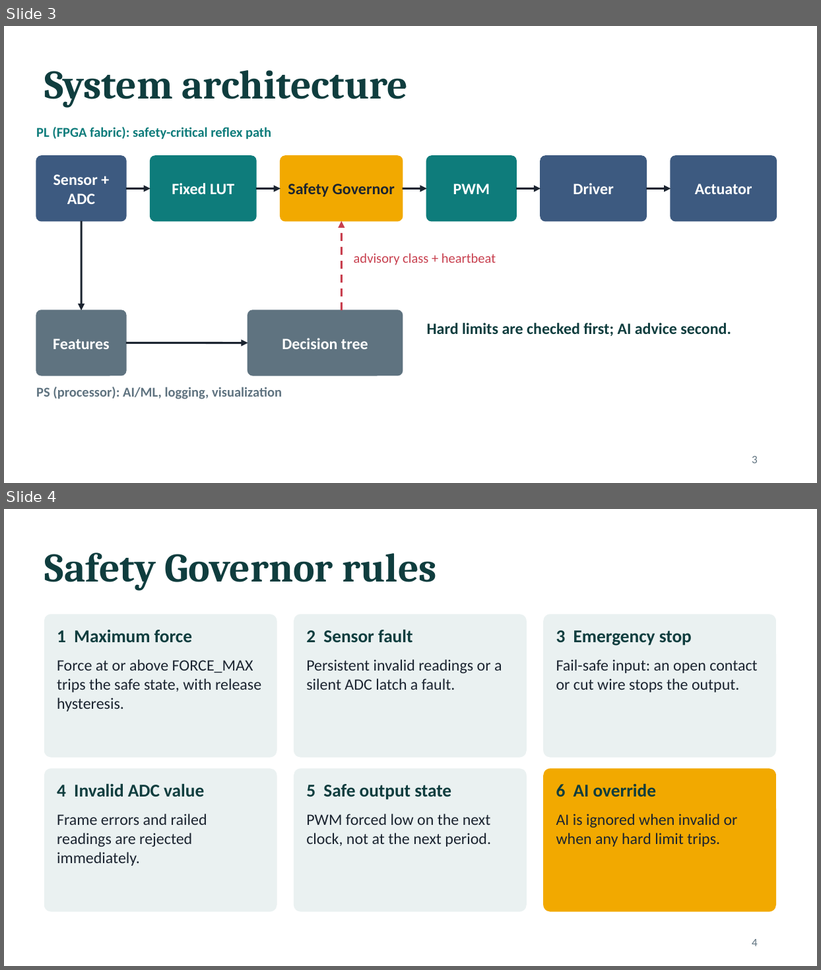
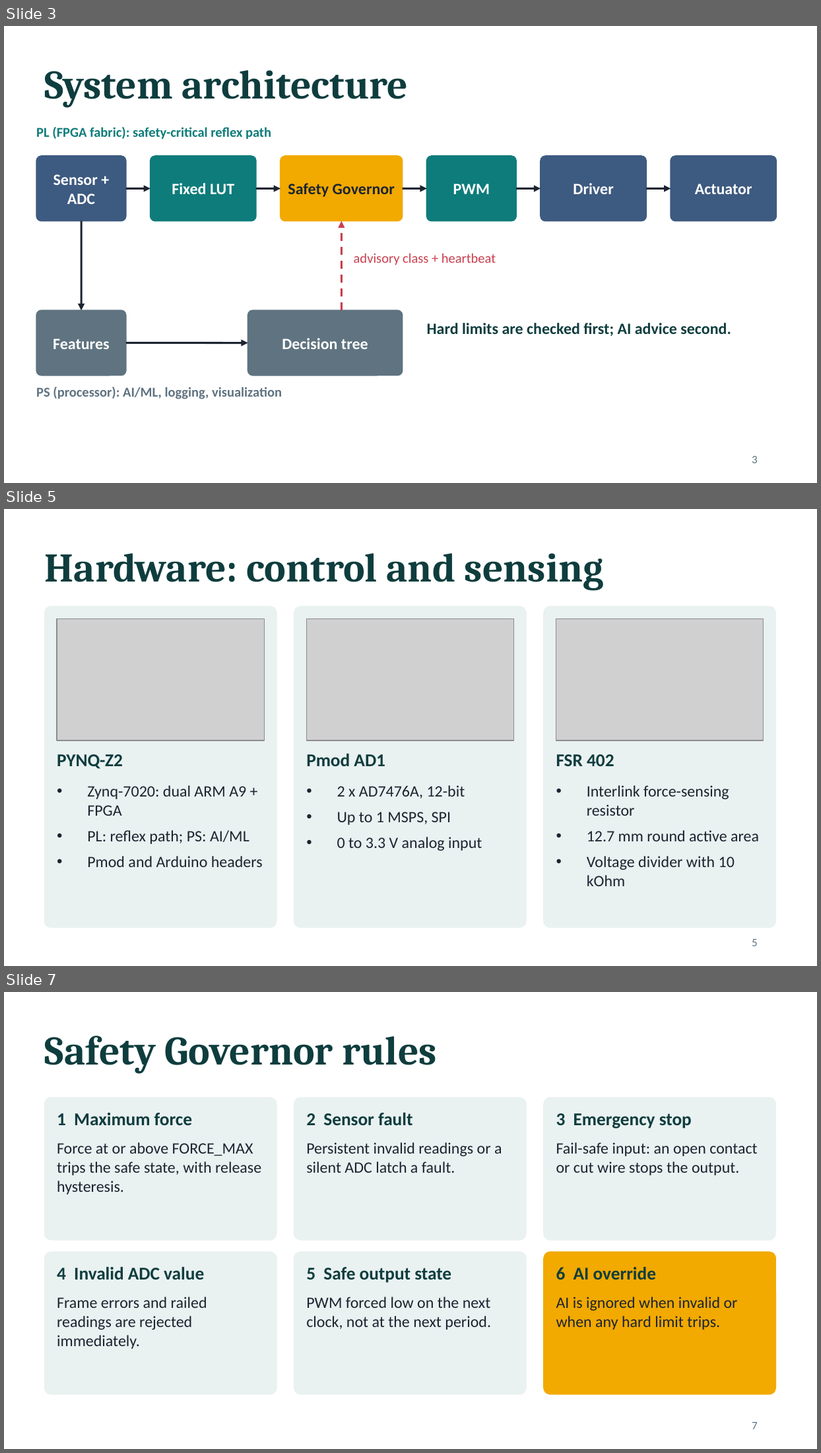
Before and after one commit to sanjiv283/tactile-reflex-system, a slide deck: docs/tactile_reflex_system.pptx. Shown one above the other, each under a label of ours: slides 3 and 4 before the commit, slides 3, 5 and 7 after it; the slides between them are not shown. The pictures are 821x970 and 821x1453 pixels, drawn with LibreOffice and Linux fonts; fonts in the diff are those of the drawing; grey boxes stand for pictures. Boxes give left, top, right and bottom in pixels: in the first picture for what was removed or moved away, otherwise in the second. Text is boxed around its words. In the diff, an @@ line names an element or a change of style, - is before the commit and + after.

```diff
--- a/docs/tactile_reflex_system.pptx
+++ b/docs/tactile_reflex_system.pptx
@@ slide 5 added at (4,509,817,966), background #FFFFFF @@
@@ title added at (45,553,604,591), 36 pt, text #0F3D3E, bold @@
+Hardware: control and sensing
@@ rounded rectangle added at (45,607,277,927), fill #EAF1F1, outline #EAF1F1 1 pt @@
@@ rounded rectangle added at (294,607,526,927), fill #EAF1F1, outline #EAF1F1 1 pt @@
@@ rounded rectangle added at (544,607,776,927), fill #EAF1F1, outline #EAF1F1 1 pt @@
@@ picture added at (57,619,264,741) @@
@@ picture added at (306,619,514,741) @@
@@ picture added at (556,619,764,741) @@
@@ text added at (57,755,123,769), 16 pt, text #0F3D3E, bold @@
+PYNQ-Z2
@@ text added at (306,753,385,766), 16 pt, text #0F3D3E, bold @@
+Pmod AD1
@@ text added at (556,755,614,766), 16 pt, text #0F3D3E, bold @@
+FSR 402
@@ text added at (87,786,263,867), 14 pt, text #1B2430 @@
+• Zynq-7020: dual ARM A9 + FPGA
+• PL: reflex path; PS: AI/ML
+• Pmod and Arduino headers
@@ text added at (337,786,482,851), 14 pt, text #1B2430 @@
+• 2 x AD7476A, 12-bit
+• Up to 1 MSPS, SPI
+• 0 to 3.3 V analog input
@@ text added at (587,786,759,887), 14 pt, text #1B2430 @@
+• Interlink force-sensing resistor
+• 12.7 mm round active area
+• Voltage divider with 10 kOhm
@@ page number added at (752,939,758,947), 10 pt, text #5F7380 @@
+5
@@ what was slide 4 is now slide 7 @@
@@ page number at (752,1422,758,1430): text changed @@
-4
+7
```
Also in this commit, not shown: 1 slide changed, 4 other slides added, 8 other files.
